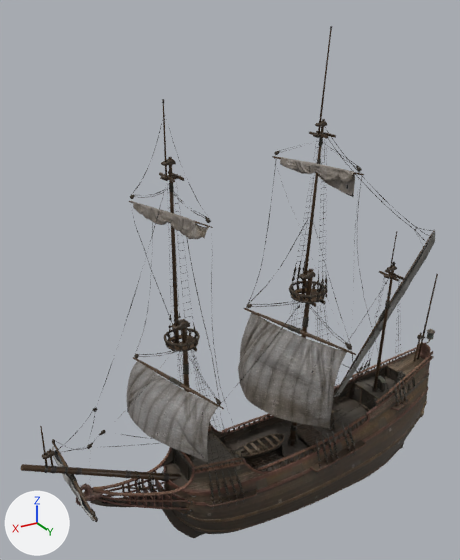
One commit to the glTF model public/assets/models/dutch_ship_medium.glb: the scene before it, then after it.
Before and after are seen from a 50 mm lens placed at (17.2, 22.5, 23.4), pointed at (2.9, -1.3, 11.5). The lights are fixed; the arrows at lower left show +X, +Y and +Z. The older version comes first. Where no turn or scale is listed for an object, it has been applied to the vertices.

The first picture shows 'dutch_ship_medium_hull', 'dutch_ship_medium_rigging', 'dutch_ship_medium_sails'.
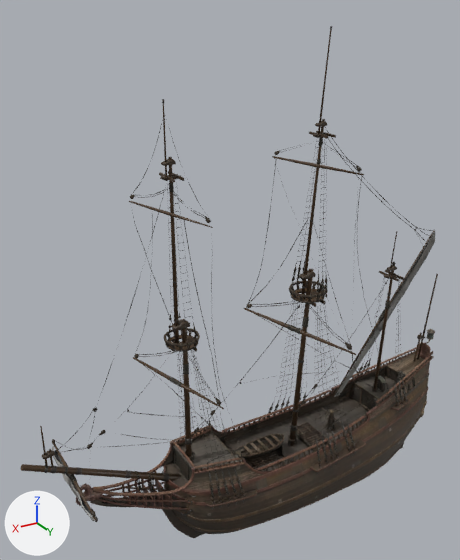
The newer file is also rescaled (x1.247), turned or shifted as a whole; pictures and numbers use the older file's frame.

Pixel boxes (x1, y1, x2, y2) of what changed, in the pictures (460 x 560 px):
'dutch_ship_medium_sails', deleted
    before: (126, 157, 355, 462)

Edits to the bpy script that builds the scene:
```text
Remove ob_dutch_ship_medium_sails:
    ob_dutch_ship_medium_sails = bpy.data.objects.new('dutch_ship_medium_sails', me_plane_072)
    ob_dutch_ship_medium_sails.location = (3.42, 0.22, 10.81)
```
